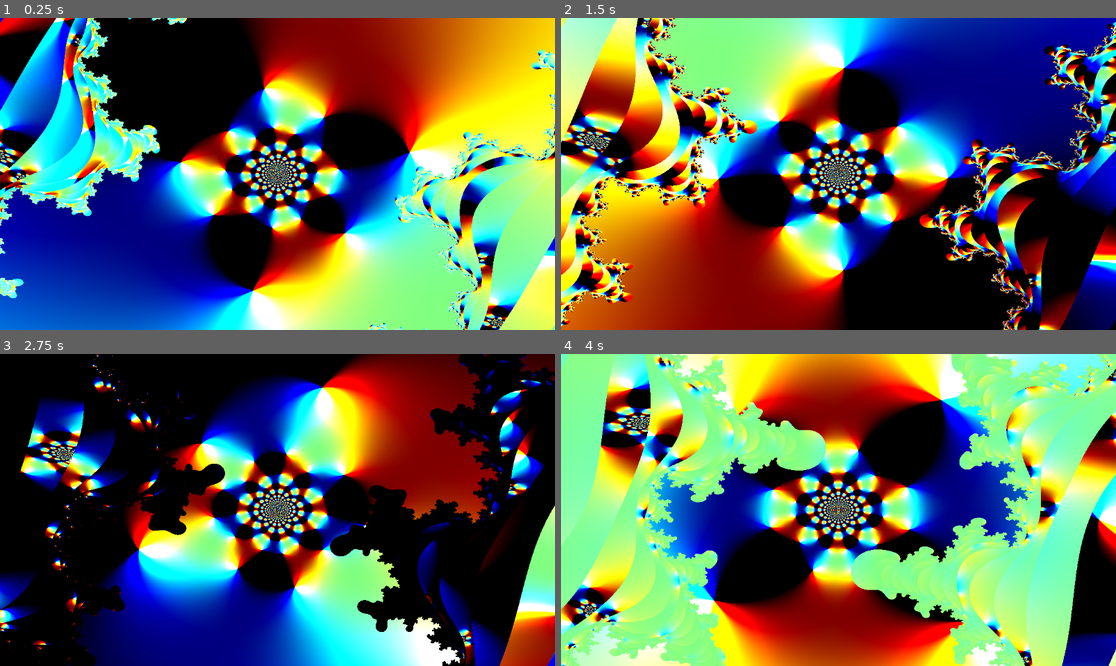
Above: before the commit, frames 1-4 (two rows, left to right).
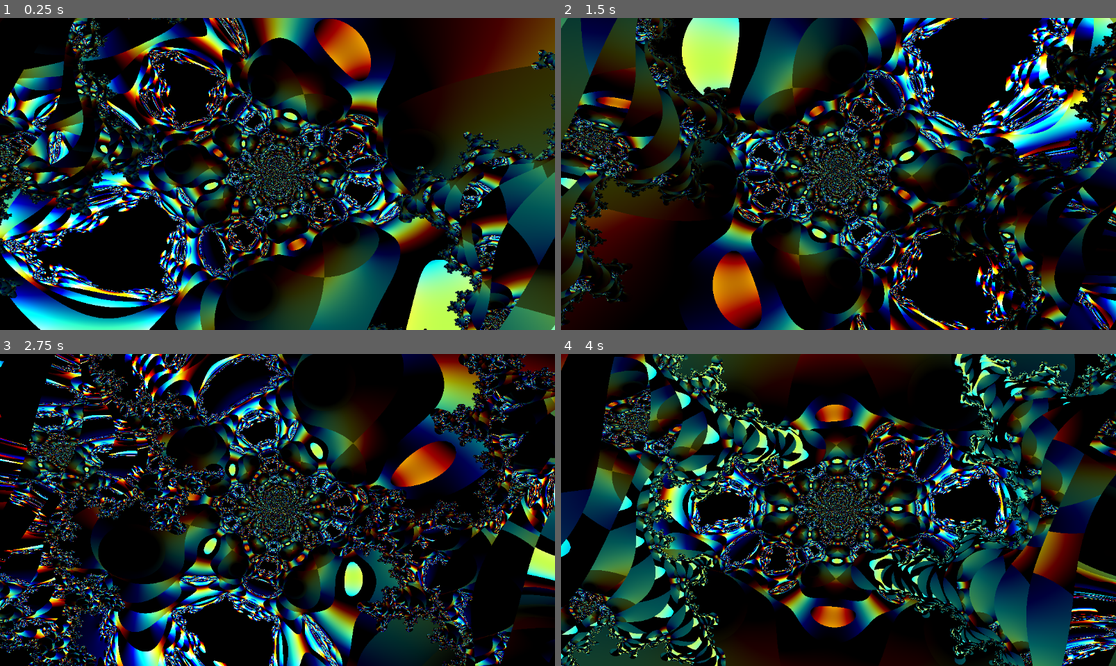
Above: after the commit, the same moments.

Repository: kiwijuice56/web-fractal-flame
Game: Godot game, scene res://main/main.tscn
Two runs of this game, one before a commit and one after it. Both use one fixed random seed, a clock stepped at 60 frames per second and the inputs below.
Inputs:
- Up to frame 1 (0.25 s): no input
- Up to frame 2 (1.5 s): no input
- Up to frame 3 (2.75 s): no input
- Up to frame 4 (4 s): no input

The runs differ from the first frame. In frame 1, 88% of the frame differs, in the area x 0-100%, y 0-100%; in frame 2, 84%; in frame 3, 68%; in frame 4, 92%.

Commit message:
Creepier julia

Diff:
--- a/main/fractal.gdshader
+++ b/main/fractal.gdshader
@@ -46,6 +46,7 @@
 	c = spherical(c, TIME);
 	c = sinusoidal(c, TIME);
 	c = spherical(c, 0.0);
+	c = julia(c, c);
 
 	// Turn the final coordinate into a color.
 	COLOR.rgb = vec3(c.x, c.y + c.x, c.y);
